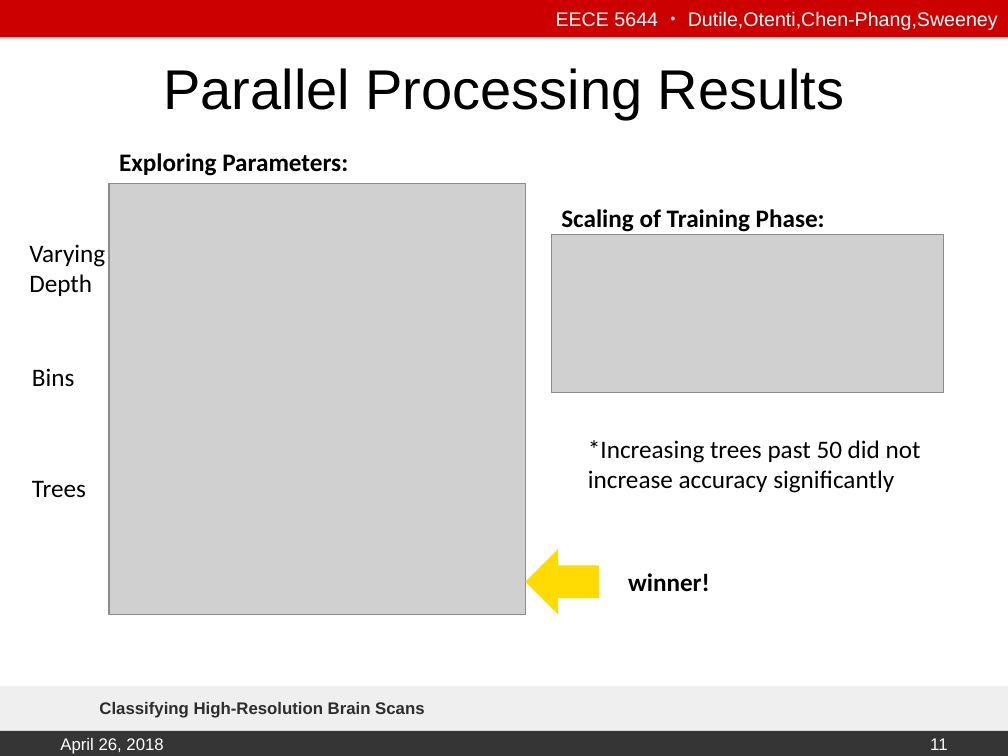
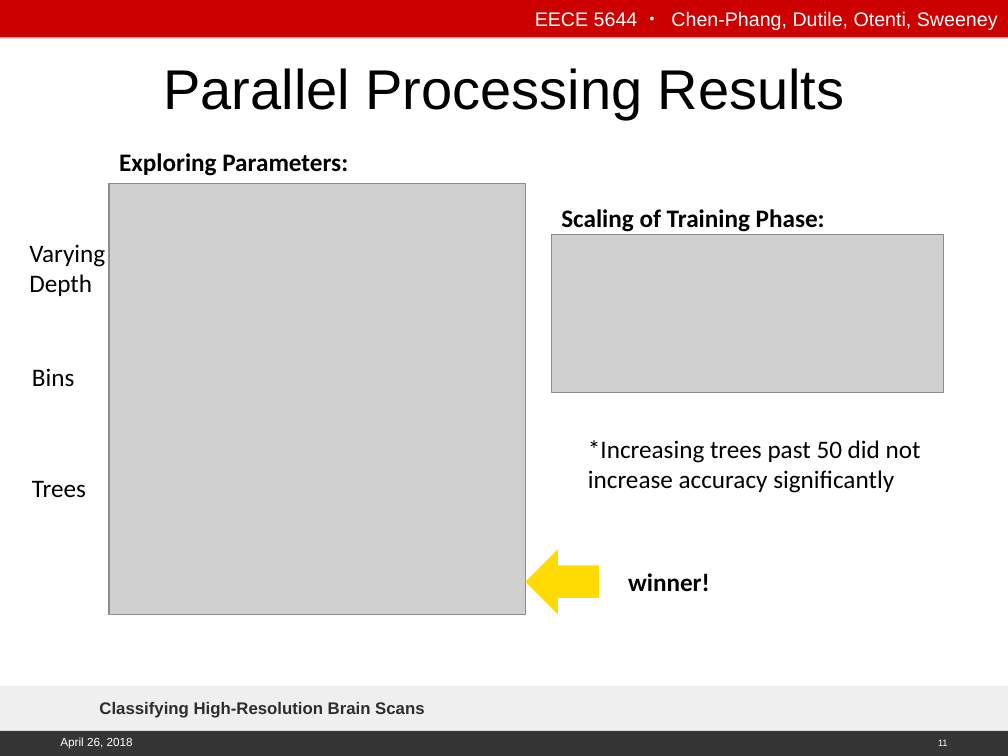
Before and after one commit to emily-jean/ml-brains, a slide deck: slide 11 of presentation/Chenphang-Asha-Dutile-Emily-Otenti-Nate-Sweeney-Tristan-talk.ppt. Drawn at 1008x756 pixels with LibreOffice and Linux fonts; fonts in the diff are those of the drawing; grey boxes stand for pictures; background and template pictures are left out. Boxes give left, top, right and bottom in pixels: in the first picture for what was removed or moved away, otherwise in the second. Text is boxed around its words. In the diff, an @@ line names an element or a change of style, - is before the commit and + after.

Commit message:
presentation tweak

```diff
--- a/presentation/Chenphang-Asha-Dutile-Emily-Otenti-Nate-Sweeney-Tristan-talk.ppt
+++ b/presentation/Chenphang-Asha-Dutile-Emily-Otenti-Nate-Sweeney-Tristan-talk.ppt
@@ text at (535,11,998,30): text changed @@
-EECE 5644･･･Dutile,Otenti,Chen-Phang,Sweeney
+EECE 5644･･･ Chen-Phang, Dutile, Otenti, Sweeney
@@ text "April 26, 2018" at (60,737,133,749): size 12 to 8.4 pt; line spacing 1 to 0.8 @@
@@ page number at (938,739,948,746): size 12 to 6.6 pt; line spacing 1 to 0.8 @@
```
Also in this commit, not shown: 14 other slides changed.
